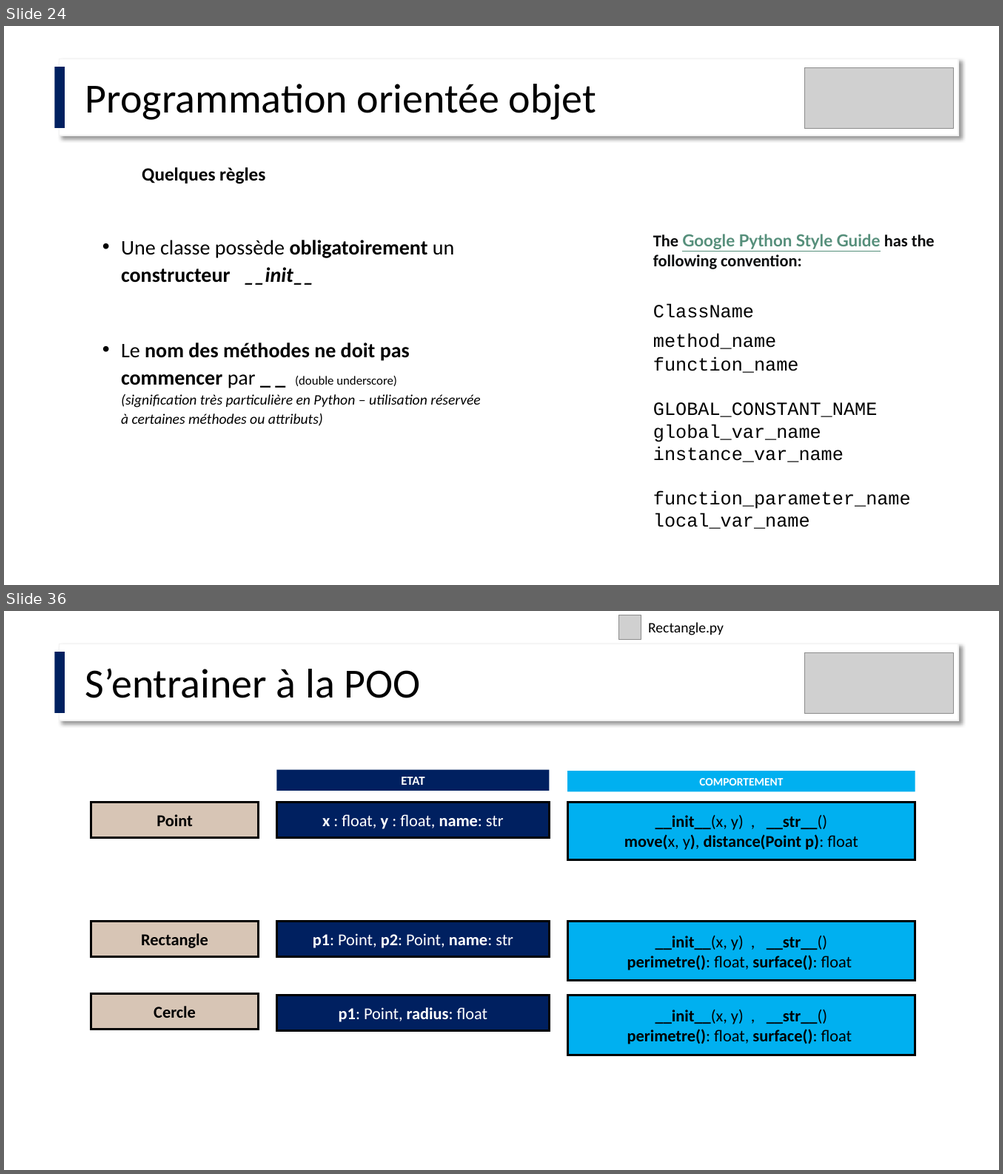
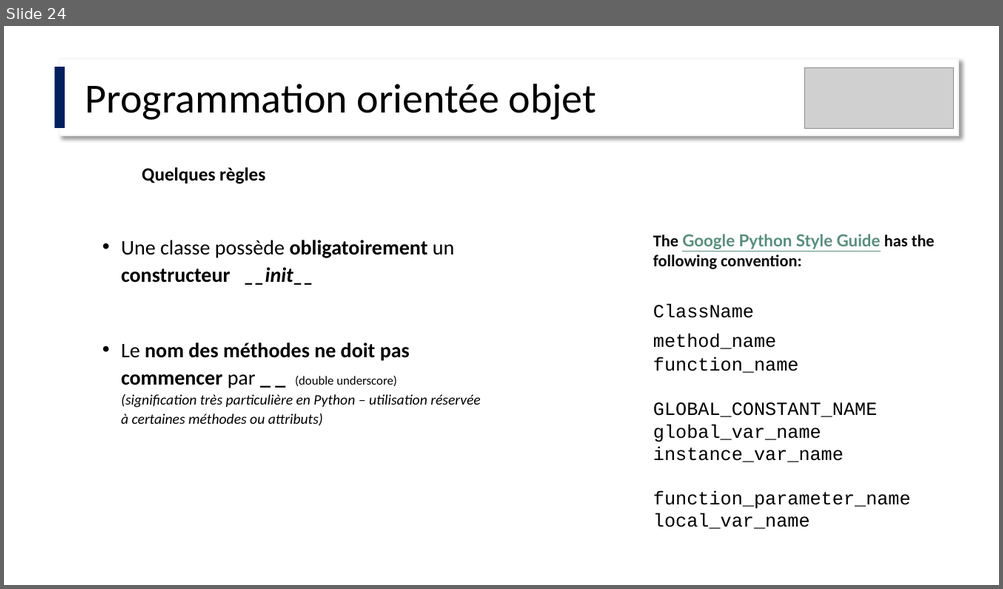
Before and after one commit to IOGS-Digital-Methods/semester-6, a slide deck: ONIP-FISA/POO_eclairement/ONIP2_Classes_et_objets.pptx. Shown one above the other, each under a label of ours: slides 24 and 36 before the commit, slide 24 after it; the slides between them are not shown. The pictures are 1003x1174 and 1003x589 pixels, drawn with LibreOffice and Linux fonts; fonts in the diff are those of the drawing; grey boxes stand for pictures. Boxes give left, top, right and bottom in pixels: in the first picture for what was removed or moved away, otherwise in the second. Text is boxed around its words. In the diff, an @@ line names an element or a change of style, - is before the commit and + after.

Commit message:
Update POO FISA / Separating course (Animal) and example (Point)

```diff
--- a/ONIP-FISA/POO_eclairement/ONIP2_Classes_et_objets.pptx
+++ b/ONIP-FISA/POO_eclairement/ONIP2_Classes_et_objets.pptx
@@ slide 36 removed at (4,611,999,1170), background #FFFFFF @@
@@ picture removed at (619,615,641,639) @@
@@ text removed at (648,622,723,635) @@
-Rectangle.py
@@ rectangle removed at (55,652,65,713) @@
@@ rectangle removed at (60,644,959,721) @@
@@ picture removed at (805,652,954,714) @@
@@ text removed at (85,668,420,698) @@
-S’entrainer à la POO
@@ rectangle removed at (277,770,549,791) @@
-ETAT
@@ rectangle removed at (567,771,915,792) @@
-COMPORTEMENT
@@ rectangle removed at (91,802,259,837) @@
-Point
@@ rectangle removed at (277,802,549,837) @@
-x : float, y : float, name: str
@@ rectangle removed at (567,802,915,860) @@
-__init__(x, y) , __str__()
-move(x, y), distance(Point p): float
@@ rectangle removed at (91,921,259,957) @@
-Rectangle
@@ rectangle removed at (277,921,549,957) @@
-p1: Point, p2: Point, name: str
@@ rectangle removed at (567,921,915,981) @@
-__init__(x, y) , __str__()
-perimetre(): float, surface(): float
@@ rectangle removed at (91,994,259,1029) @@
-Cercle
@@ rectangle removed at (277,996,549,1031) @@
-p1: Point, radius: float
@@ rectangle removed at (567,996,915,1056) @@
-__init__(x, y) , __str__()
-perimetre(): float, surface(): float
```
Also in this commit, not shown: 11 other slides removed, 3 other files.
